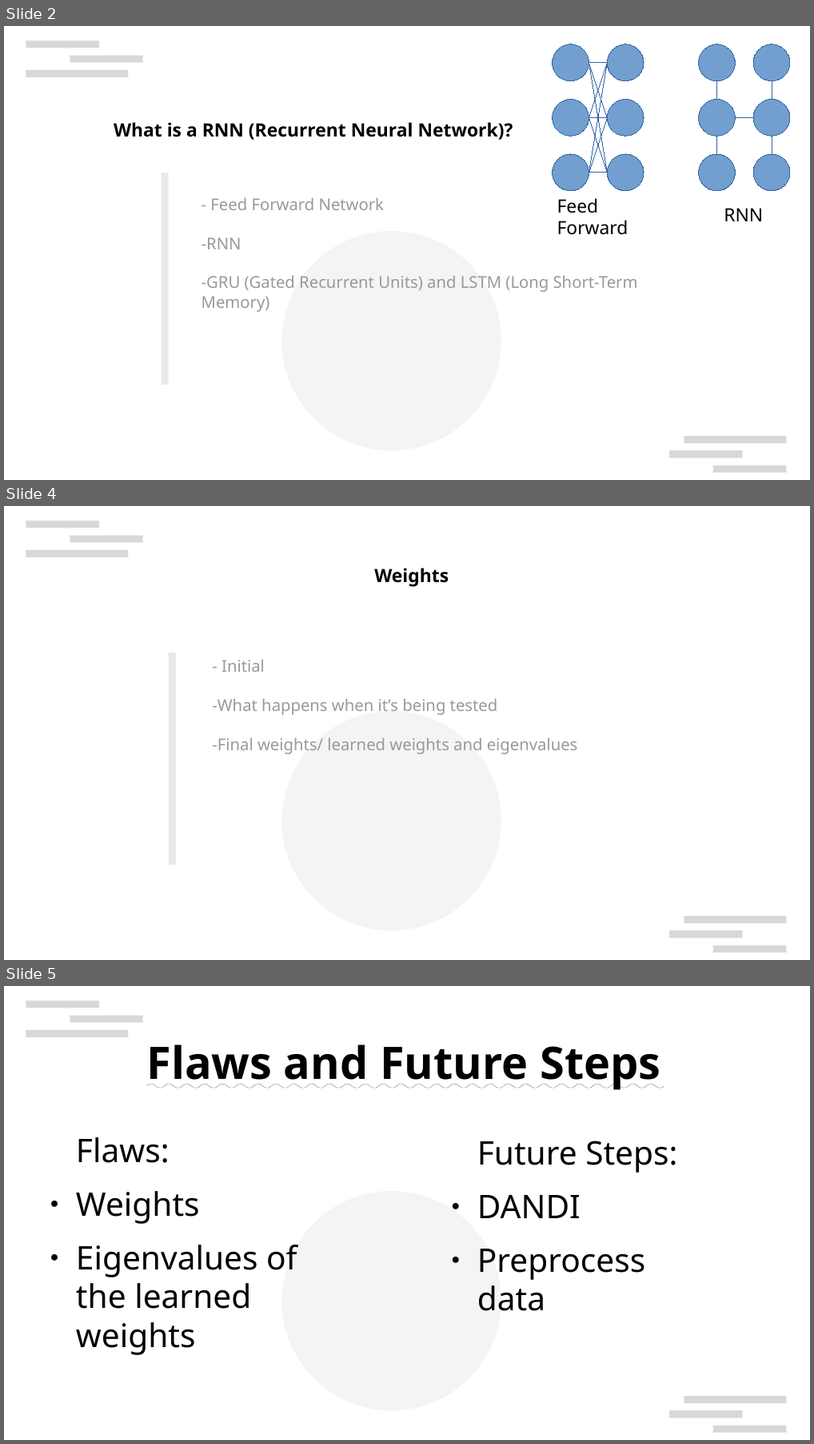
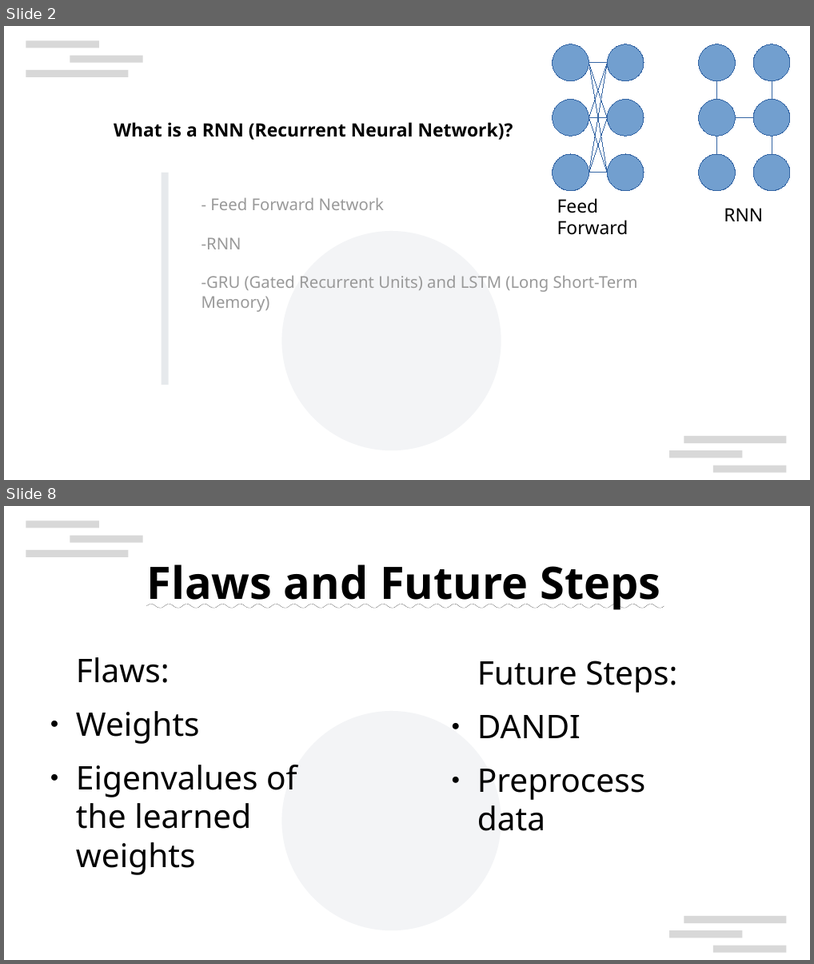
Before and after one commit to ItsAMeMario8/MotorTimingRNN, a slide deck: Modeling_RNN_Motor_Timing.odp. Shown one above the other, each under a label of ours: slides 2, 4 and 5 before the commit, slides 2 and 8 after it; the slides between them are not shown. The pictures are 814x1444 and 814x964 pixels, drawn with LibreOffice and Linux fonts; fonts in the diff are those of the drawing; background and template pictures are left out. Boxes give left, top, right and bottom in pixels: in the first picture for what was removed or moved away, otherwise in the second. Text is boxed around its words. In the diff, an @@ line names an element or a change of style, - is before the commit and + after.

```diff
--- a/Modeling_RNN_Motor_Timing.odp
+++ b/Modeling_RNN_Motor_Timing.odp
@@ slide 4 removed at [4,506,810,960], background #FFFFFF; not listed: 7 template elements that a slide beside it also shows @@
@@ text removed at [374,568,449,587] @@
-Weights
@@ rectangle removed at [169,652,176,864] @@
@@ text removed at [212,659,578,754] @@
-- Initial
--What happens when it’s being tested
--Final weights/ learned weights and eigenvalues
@@ what was slide 5 is now slide 8 @@
```
Also in this commit, not shown: 1 slide changed, 4 slides added.
